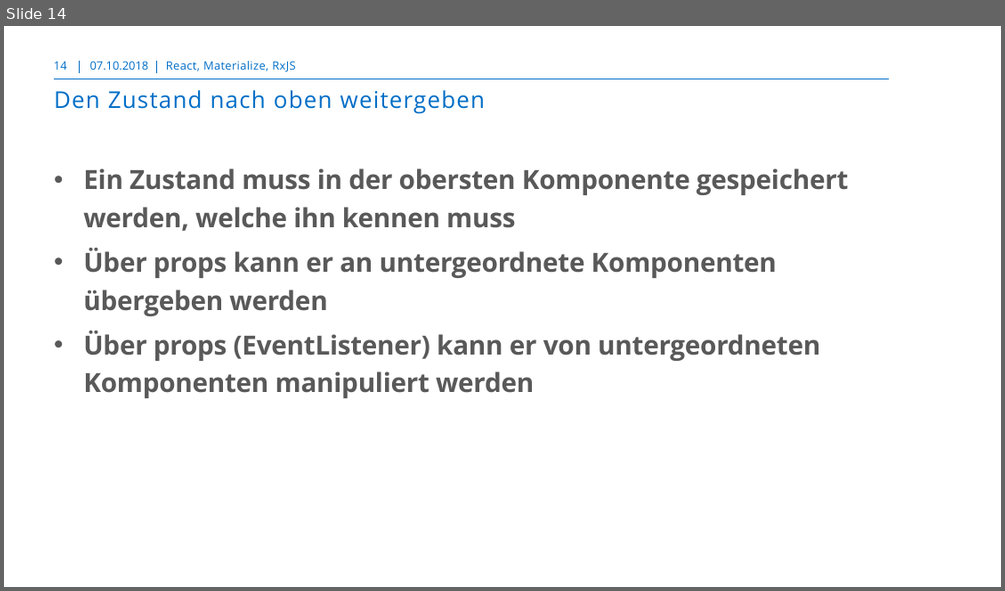
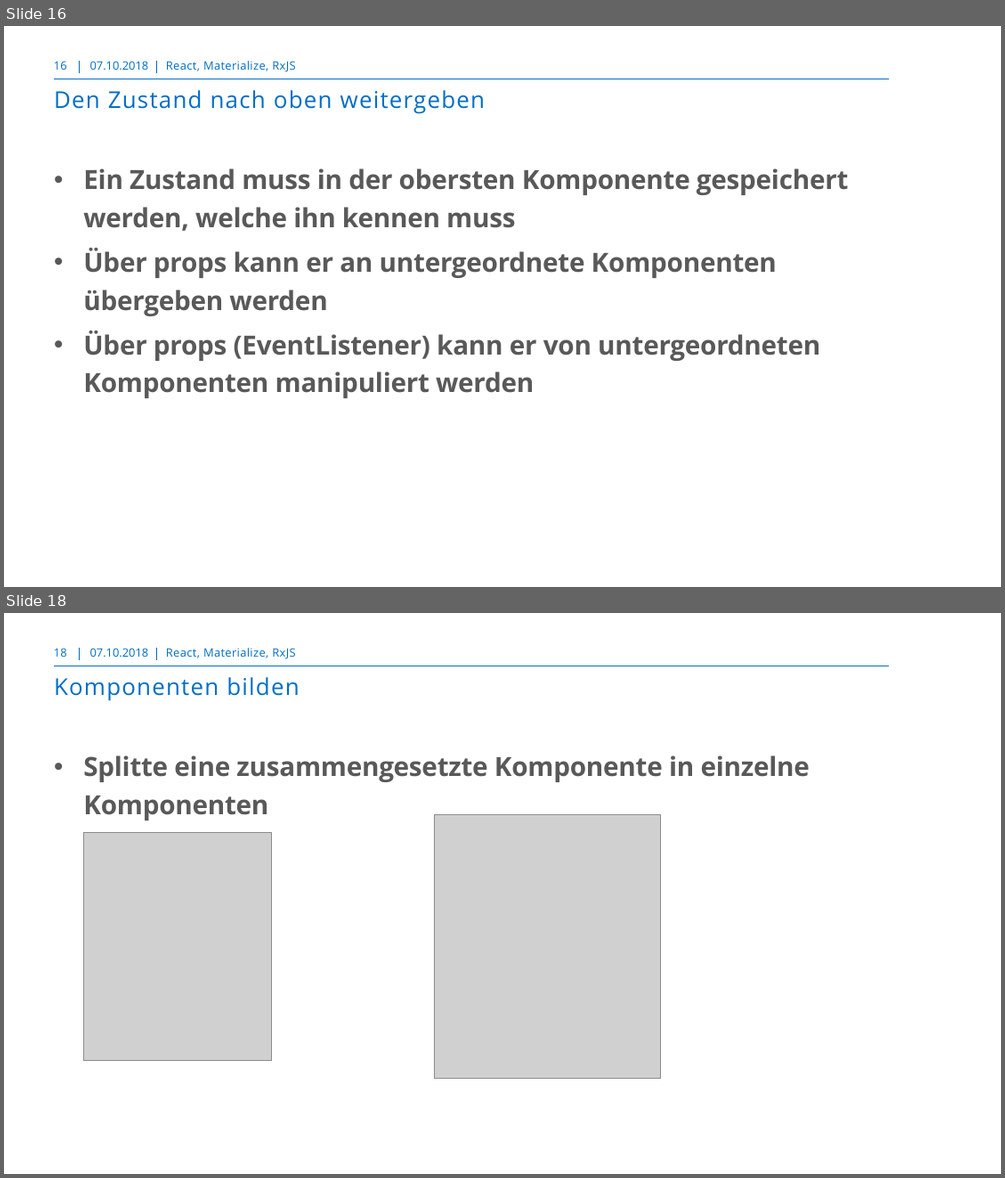
Before and after one commit to markusborer/ReactSample, a slide deck: React.pptx. Shown one above the other, each under a label of ours: slide 14 before the commit, slides 16 and 18 after it; the slides between them are not shown. The pictures are 1005x591 and 1005x1178 pixels, drawn with LibreOffice and Linux fonts; fonts in the diff are those of the drawing; grey boxes stand for pictures; background and template pictures are left out. Boxes give left, top, right and bottom in pixels: in the first picture for what was removed or moved away, otherwise in the second. Text is boxed around its words. In the diff, an @@ line names an element or a change of style, - is before the commit and + after.

```diff
--- a/React.pptx
+++ b/React.pptx
@@ slide 18 added at bbox=[4, 613, 1001, 1174], background #FFFFFF; not listed: 3 template elements that a slide beside it also shows @@
@@ page number added at bbox=[54, 648, 67, 657], 10.5 pt, text #006EC7 @@
+18
@@ text added at bbox=[90, 648, 149, 657], 10.5 pt, text #006EC7 @@
+07.10.2018
@@ text added at bbox=[166, 648, 295, 659], 10.5 pt, text #006EC7 @@
+React, Materialize, RxJS
@@ title added at bbox=[54, 677, 299, 701], 21 pt, text #006EC7 @@
+Komponenten bilden
@@ text added at bbox=[83, 755, 809, 820], 24 pt, text #595959, bold @@
+• Splitte eine zusammengesetzte Komponente in einzelne Komponenten
@@ picture added at bbox=[434, 815, 660, 1078] @@
@@ picture added at bbox=[83, 832, 271, 1061] @@
@@ what was slide 14 is now slide 16 @@
@@ page number at bbox=[54, 61, 67, 70]: text changed @@
-14
+16
```
Also in this commit, not shown: 3 slides changed, 3 other slides added.
